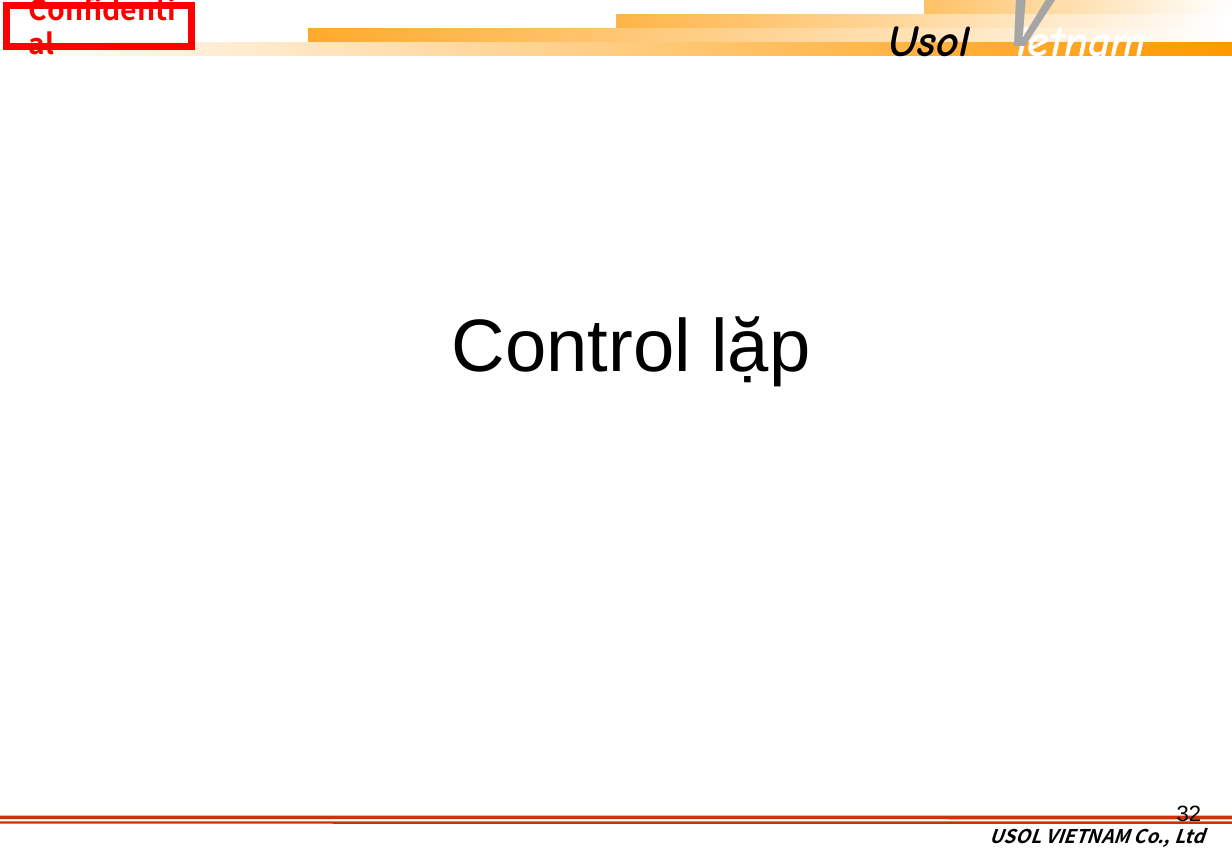
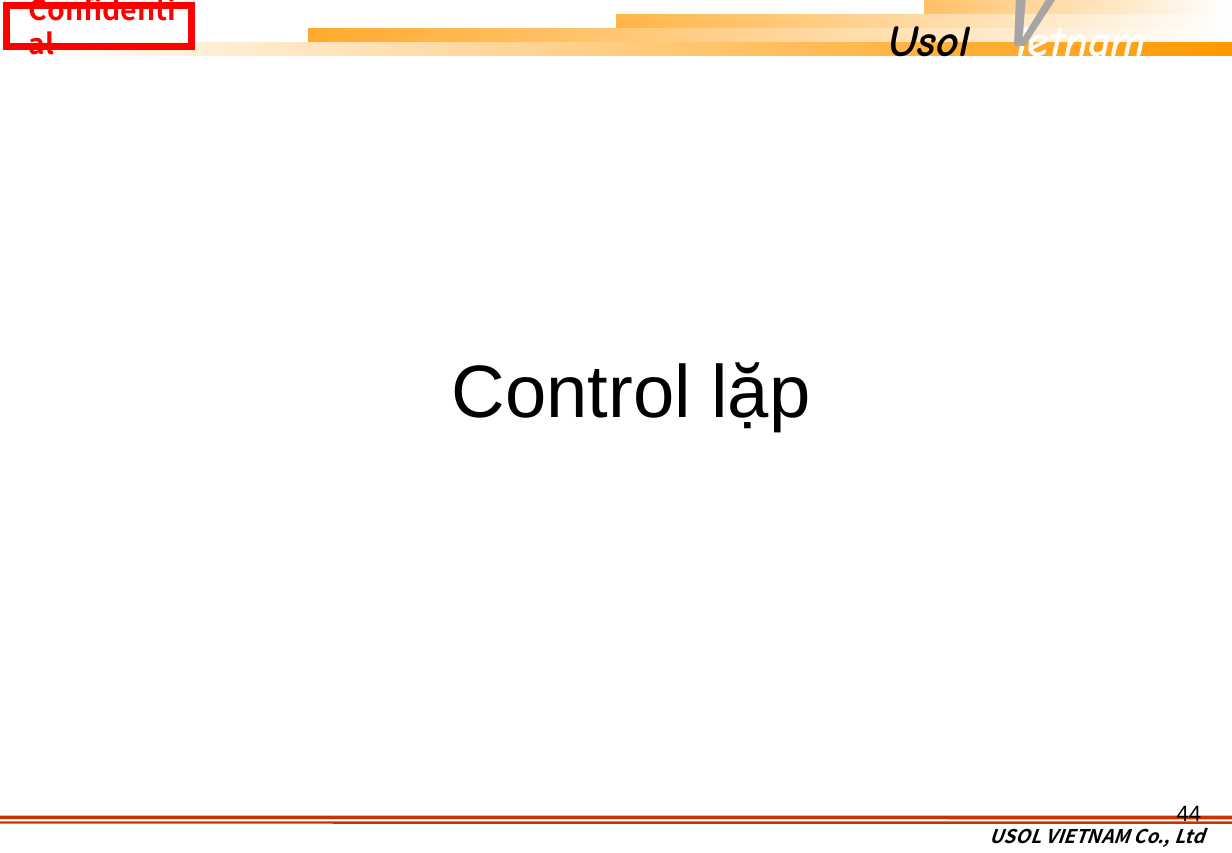
Before and after one commit to khuongmaingoc/javaDoc, a slide deck: slide 44 of Java_Week2.pptx (slide 32 before the commit). Drawn at 1232x853 pixels with LibreOffice and Linux fonts; fonts in the diff are those of the drawing; background and template pictures are left out. Boxes give left, top, right and bottom in pixels: in the first picture for what was removed or moved away, otherwise in the second. Text is boxed around its words. In the diff, an @@ line names an element or a change of style, - is before the commit and + after.

```diff
--- a/Java_Week2.pptx
+++ b/Java_Week2.pptx
@@ text "Control lặp" moved from (x1=452, y1=316, x2=810, y2=386) to (x1=452, y1=362, x2=810, y2=431) @@
@@ page number at (x1=1177, y1=804, x2=1202, y2=827): text changed @@
-32
+44
```
Also in this commit, not shown: 13 other slides changed, 19 slides added, 3 other files.
